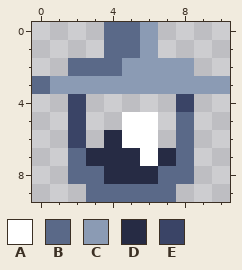
Edited in one commit: pixel-art sprite (raw_assets/lamp_off.png). Above: the version before the commit.
The file is 11x10 pixels.
Palette (. is transparent): A #ffffff  B #5a6988  C #8b9bb4  D #262b44  E #3a4466
After:
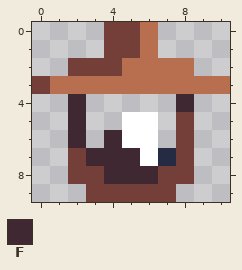
Colours new in this view: F #3f2832
What changed:
Colour B changes from #5a6988 to #743f39.
Colour C changes from #8b9bb4 to #b86f50.
The edit turns colour D into colour F in row 6 at x 4; in row 7 at x 3 to 5; in row 8 at x 4 to 6.
The edit turns colour E into colour F in row 4 at x 2 and 8; in rows 5 to 6 at x 2.
Where, in picture pixels (left, top, right, bottom), the same in both pictures:
changed: (32, 22, 230, 202)
